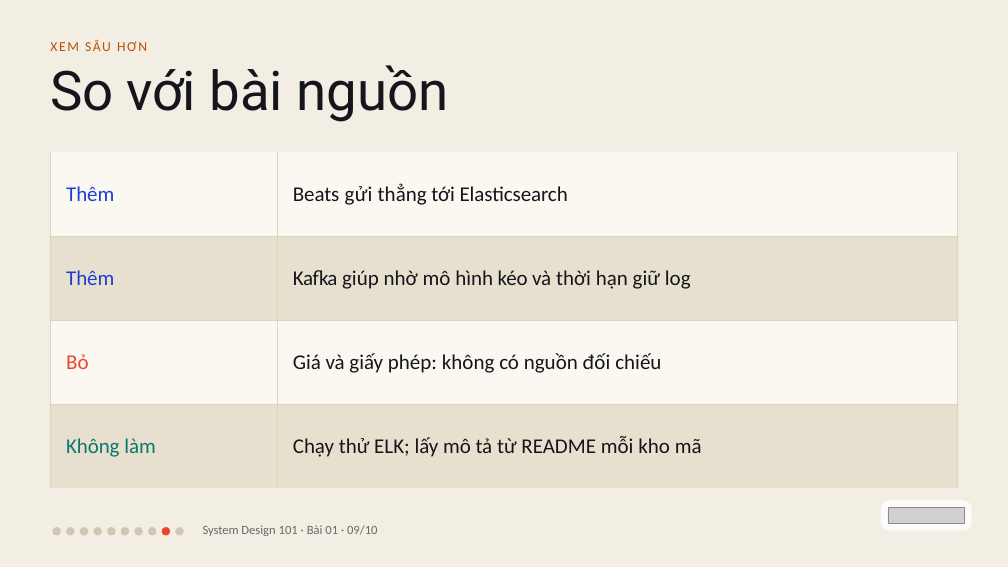
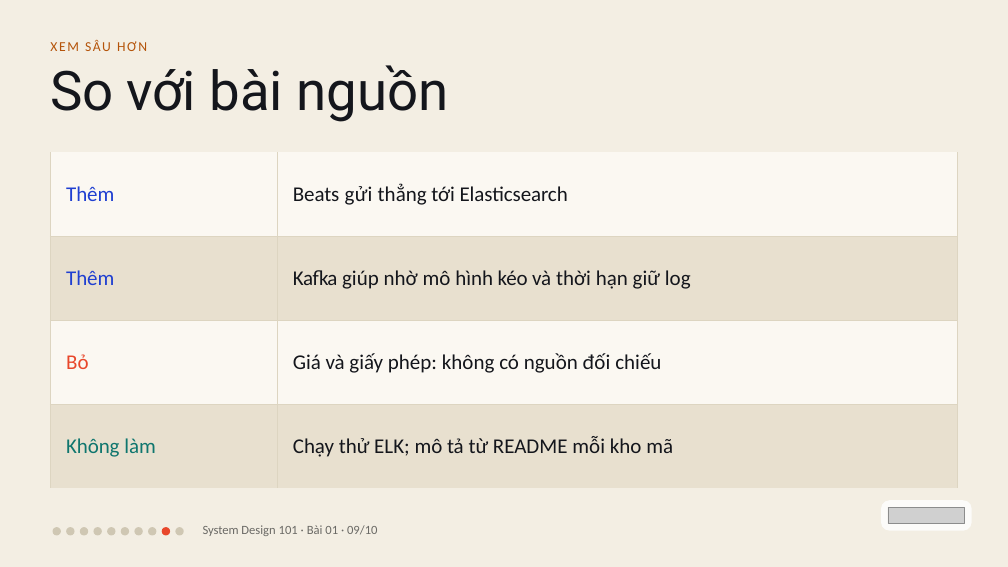
Before and after one commit to vohoailinh90/tool-marketing-studio, a slide deck: slide 9 of system-design-101/vi/lessons/sd-06-001/slides/sd-06-001.pptx. Drawn at 1008x567 pixels with LibreOffice and Linux fonts; fonts in the diff are those of the drawing; grey boxes stand for pictures. Boxes give left, top, right and bottom in pixels: in the first picture for what was removed or moved away, otherwise in the second. Text is boxed around its words. In the diff, an @@ line names an element or a change of style, - is before the commit and + after.

```diff
--- a/system-design-101/vi/lessons/sd-06-001/slides/sd-06-001.pptx
+++ b/system-design-101/vi/lessons/sd-06-001/slides/sd-06-001.pptx
@@ table at bbox=[50, 152, 958, 461] @@
-row 4, column 2: Chạy thử ELK; lấy mô tả từ README mỗi kho mã
+row 4, column 2: Chạy thử ELK; mô tả từ README mỗi kho mã
```
Also in this commit, not shown: 1 other slide changed, 3 other files.
